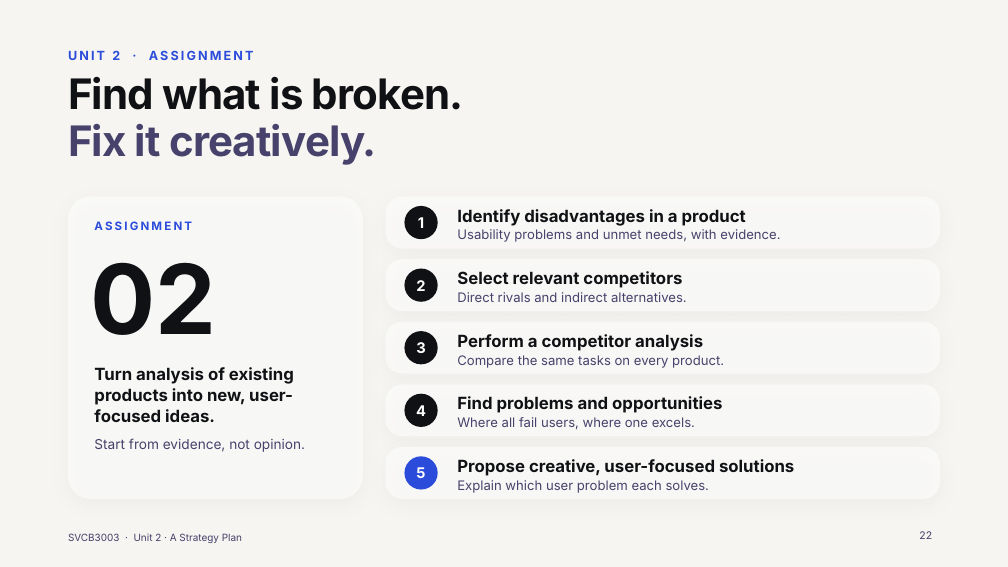
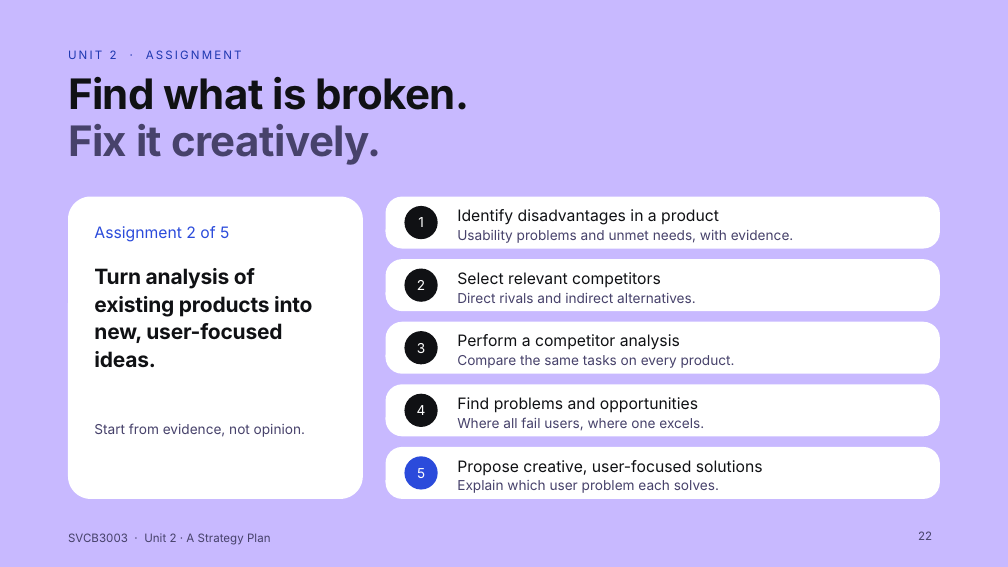
Before and after one commit to Juni233232/Portfolio, a slide deck: slide 22 of ux-ui-presentation/UX-UI-Design-Understanding-the-Experience.pptx. Drawn at 1008x567 pixels with LibreOffice and Linux fonts; fonts in the diff are those of the drawing; background and template pictures are left out. Boxes give left, top, right and bottom in pixels: in the first picture for what was removed or moved away, otherwise in the second. Text is boxed around its words. In the diff, an @@ line names an element or a change of style, - is before the commit and + after.

```diff
--- a/ux-ui-presentation/UX-UI-Design-Understanding-the-Experience.pptx
+++ b/ux-ui-presentation/UX-UI-Design-Understanding-the-Experience.pptx
@@ background picture (left out) to #C8B9FF @@
@@ text "UNIT 2 · ASSIGNMENT" at bbox=[68, 50, 242, 59]: size 12 to 11 pt, text colour #2B4BDB to #1F38B0, bold off @@
@@ title "Find what is broken." at bbox=[68, 76, 469, 165]: letter spacing -0.8 to -0.5 pt @@
@@ text at bbox=[94, 226, 229, 242]: text changed; size 11 to 15 pt; bold off @@
-ASSIGNMENT
+Assignment 2 of 5
@@ text removed at bbox=[91, 262, 217, 335] @@
-02
@@ text "Turn analysis of existing products ...": place and size @@
-text "Turn analysis of existing products ..." at bbox=[94, 367, 294, 422]
+text "Turn analysis of existing products ..." at bbox=[94, 268, 312, 368]
@@ text "Turn analysis of existing products ..." at bbox=[94, 268, 312, 368]: size 16 to 20 pt, letter spacing 0 to -0.2 pt; line spacing 1.05 to 1.1 @@
@@ text "Start from evidence, not opinion.": place and size @@
-text "Start from evidence, not opinion." at bbox=[94, 438, 305, 452]
+text "Start from evidence, not opinion." at bbox=[94, 423, 305, 437]
@@ text "Start from evidence, not opinion." at bbox=[94, 423, 305, 437]: line spacing 1.05 to 1.1 @@
@@ fill #FFFFFF at 58% opacity to #FFFFFF; shadow off in 6 elements at bbox=[68, 197, 363, 499], bbox=[386, 197, 940, 249], bbox=[386, 259, 940, 312], bbox=[386, 322, 940, 374], bbox=[386, 384, 940, 436], bbox=[386, 447, 940, 499] @@
@@ size 14 to 13 pt, bold off in 5 elements at bbox=[405, 206, 438, 239], bbox=[405, 268, 438, 302], bbox=[405, 331, 438, 364], bbox=[405, 394, 438, 427], bbox=[405, 457, 438, 490] @@
@@ size 16 to 15 pt, bold off in 5 elements at bbox=[457, 209, 719, 225], bbox=[457, 272, 661, 288], bbox=[457, 334, 680, 350], bbox=[457, 397, 698, 413], bbox=[457, 460, 763, 476] @@
@@ size 12.5 to 13 pt in 5 elements at bbox=[457, 230, 794, 243], bbox=[457, 293, 696, 303], bbox=[457, 355, 735, 368], bbox=[457, 417, 704, 431], bbox=[457, 480, 719, 493] @@
@@ text "SVCB3003 · Unit 2 · ..." at bbox=[68, 533, 271, 545]: size 9.5 to 11 pt @@
@@ page number at bbox=[918, 531, 932, 540]: size 10 to 11 pt @@
```
Also in this commit, not shown: 49 other slides changed, 19 other files.
